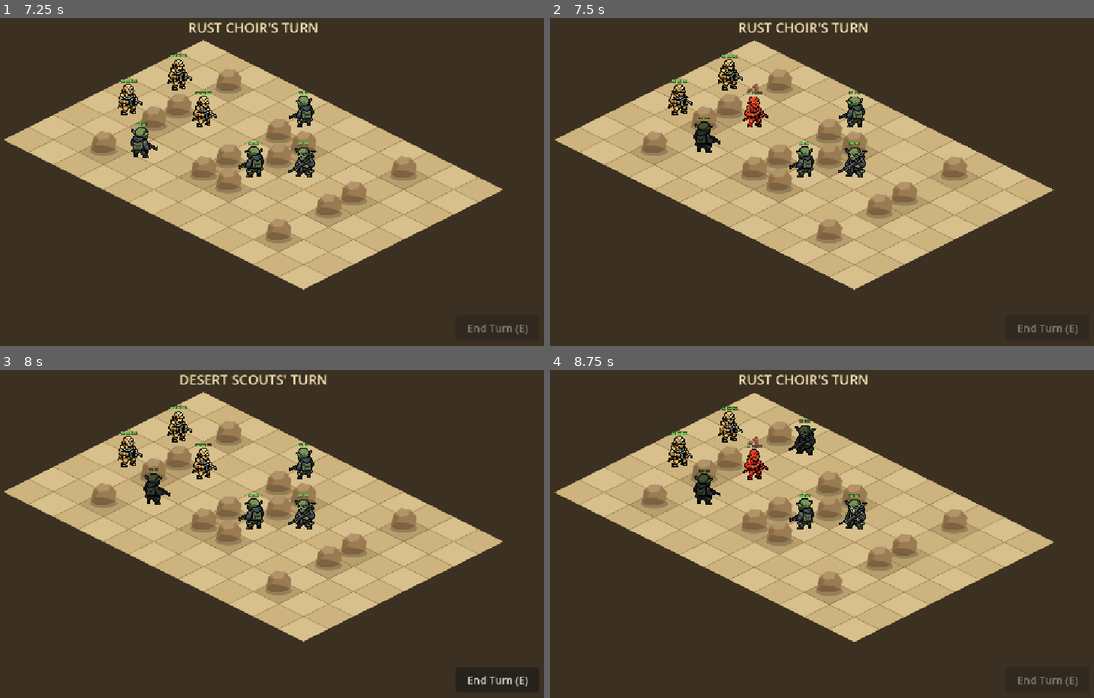
Above: before the commit, frames 1-4 (two rows, left to right).
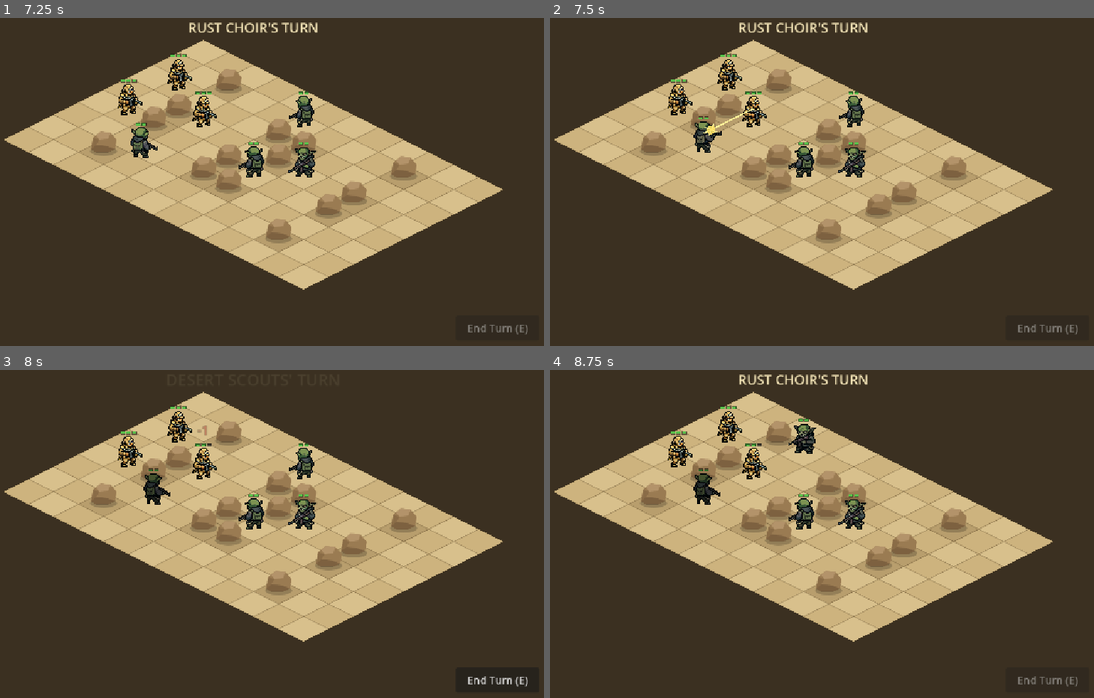
Above: after the commit, the same moments.

Repository: bfunkmcgee/ThinShot
Game: Godot game, scene res://scenes/Battle.tscn
Same seed, same stepped clock (60 frames per second), same inputs: the game is played once before the commit and once after it.
Inputs (mouse positions are in pixels of both pictures, inside the frame that each line leads up to):
- Up to frame 1 (7.25 s): click "End Turn (E)" at 0.5 s; move the mouse to (386, 165) at 1.27 s; hold E (end_turn) 1.28-2.03 s; click (386, 165) at 1.42 s; move the mouse to (136, 201) at 2.02 s; tap E (end_turn) at 2.1, 4.35, 6.6 s; click (136, 201) at 2.17 s; move the mouse to (315, 109) at 2.77 s; hold E (end_turn) 2.78-3.5 s; click (315, 109) at 2.92 s; click "End Turn (E)" at 3.5 s; move the mouse to (223, 250) at 4.27 s; click (223, 250) at 4.42 s; move the mouse to (435, 234) at 5.02 s; hold E (end_turn) 5.03-5.75 s; click (435, 234) at 5.17 s; click "End Turn (E)" at 5.75 s; move the mouse to (76, 132) at 6.52 s; click (76, 132) at 6.67 s
- Up to frame 2 (7.5 s): move the mouse to (832, 182) at 7.27 s; hold E (end_turn) from 7.28 s (still down); click (832, 182) at 7.42 s
- Up to frame 3 (8 s): keep holding E (end_turn)
- Up to frame 4 (8.75 s): tap Enter at 8 s; move the mouse to (713, 452) at 8.02 s; release E (end_turn) at 8.03 s; tap E (end_turn) at 8.1 s; click (713, 452) at 8.17 s

Frame 1 is identical in both runs. In frame 2, 2.7% of the frame differs, in the area x 0-93%, y 6-83%; in frame 3, 0.5%; in frame 4, 3.7%.

Commit message:
Add ready-to-fire stance switching on attack
Both factions now raise their rifles before shooting: do_attack turns
the shooter toward its target, switches to the 8-direction aim-stance
frame set for a 0.18s beat, fires (muzzle flash, tracer, impact), holds
the pose briefly, then lowers back to idle. Unit gains a stance system
(facing_sector + aiming flag) selecting from idle or aim frame arrays.

Co-Authored-By: Claude Fable 5 <noreply@anthropic.com>

Diff:
--- a/scripts/Battle.gd
+++ b/scripts/Battle.gd
@@ -20,6 +20,8 @@
 const MOVE_STEP_TIME := 0.12
 const TRACER_TIME := 0.09
 const AI_BEAT := 0.25
+const AIM_TIME := 0.18  # rifle raised before the shot
+const LOWER_TIME := 0.12  # rifle held after the shot
 
 var state := State.PLAYER_TURN
 var selected: Unit = null
@@ -219,6 +221,8 @@
 	board.clear_highlights()
 	var aim := (target.position - attacker.position).normalized()
 	attacker.set_facing(aim)
+	attacker.set_aiming(true)
+	await get_tree().create_timer(AIM_TIME).timeout
 	HitFx.spawn(self, attacker.position + Vector2(0, -36) + aim * 16.0, HitFx.Kind.MUZZLE)
 	var tracer := Line2D.new()
 	tracer.width = 3.0
@@ -231,6 +235,8 @@
 	HitFx.spawn(self, target.position + Vector2(0, -36), HitFx.Kind.IMPACT)
 	_screen_shake()
 	target.take_damage(attacker.damage)
+	await get_tree().create_timer(LOWER_TIME).timeout
+	attacker.set_aiming(false)
 	attacker.set_done(true)
 	if attacker == selected:
 		deselect()
--- a/scripts/Unit.gd
+++ b/scripts/Unit.gd
@@ -31,6 +31,26 @@
 	preload("res://assets/sprites/Goblin/north.png"),
 	preload("res://assets/sprites/Goblin/north-east.png"),
 ]
+const SCOUT_AIM_FRAMES: Array[Texture2D] = [
+	preload("res://assets/sprites/Scout/Standing_Ready_to_fire_stance/rotations/east.png"),
+	preload("res://assets/sprites/Scout/Standing_Ready_to_fire_stance/rotations/south-east.png"),
+	preload("res://assets/sprites/Scout/Standing_Ready_to_fire_stance/rotations/south.png"),
+	preload("res://assets/sprites/Scout/Standing_Ready_to_fire_stance/rotations/south-west.png"),
+	preload("res://assets/sprites/Scout/Standing_Ready_to_fire_stance/rotations/west.png"),
+	preload("res://assets/sprites/Scout/Standing_Ready_to_fire_stance/rotations/north-west.png"),
+	preload("res://assets/sprites/Scout/Standing_Ready_to_fire_stance/rotations/north.png"),
+	preload("res://assets/sprites/Scout/Standing_Ready_to_fire_stance/rotations/north-east.png"),
+]
+const GOBLIN_AIM_FRAMES: Array[Texture2D] = [
+	preload("res://assets/sprites/Goblin/Standing_Ready_to_fire_stance/rotations/east.png"),
+	preload("res://assets/sprites/Goblin/Standing_Ready_to_fire_stance/rotations/south-east.png"),
+	preload("res://assets/sprites/Goblin/Standing_Ready_to_fire_stance/rotations/south.png"),
+	preload("res://assets/sprites/Goblin/Standing_Ready_to_fire_stance/rotations/south-west.png"),
+	preload("res://assets/sprites/Goblin/Standing_Ready_to_fire_stance/rotations/west.png"),
+	preload("res://assets/sprites/Goblin/Standing_Ready_to_fire_stance/rotations/north-west.png"),
+	preload("res://assets/sprites/Goblin/Standing_Ready_to_fire_stance/rotations/north.png"),
+	preload("res://assets/sprites/Goblin/Standing_Ready_to_fire_stance/rotations/north-east.png"),
+]
 
 # Both sets have their figure's feet ~15px below canvas center; 2x scale puts
 # a ~30px figure at ~60px on screen, sitting on the diamond center.
@@ -57,6 +77,9 @@
 var acted := false
 var selected := false
 var frames: Array[Texture2D] = SCOUT_FRAMES
+var aim_frames: Array[Texture2D] = SCOUT_AIM_FRAMES
+var facing_sector := 2  # south
+var aiming := false
 
 @onready var sprite: Sprite2D = $Sprite
 
@@ -76,6 +99,7 @@
 		attack_range = 4
 		damage = 1
 		frames = SCOUT_FRAMES
+		aim_frames = SCOUT_AIM_FRAMES
 		set_facing(Vector2(1, 0.5))   # face the goblin side (south-east)
 	else:
 		max_hp = 2
@@ -83,16 +107,27 @@
 		attack_range = 3
 		damage = 1
 		frames = GOBLIN_FRAMES
+		aim_frames = GOBLIN_AIM_FRAMES
 		set_facing(Vector2(-1, 0.5))  # face the scout side (south-west)
 	hp = max_hp
 
 
-## Swap to the frame matching a screen-space facing direction.
+## Turn toward a screen-space direction, keeping the current stance.
 func set_facing(screen_dir: Vector2) -> void:
 	if screen_dir.length_squared() < 0.01:
 		return
-	var sector := wrapi(roundi(screen_dir.angle() / (TAU / 8.0)), 0, 8)
-	sprite.texture = frames[sector]
+	facing_sector = wrapi(roundi(screen_dir.angle() / (TAU / 8.0)), 0, 8)
+	_update_sprite()
+
+
+## Raise (true) or lower (false) the rifle.
+func set_aiming(value: bool) -> void:
+	aiming = value
+	_update_sprite()
+
+
+func _update_sprite() -> void:
+	sprite.texture = (aim_frames if aiming else frames)[facing_sector]
 
 
 func is_alive() -> bool:
Binary file added: assets/sprites/Goblin/Standing_Ready_to_fire_stance/rotations/east.png
Not shown, added: assets/sprites/Goblin/Standing_Ready_to_fire_stance/rotations/east.png.import
Binary file added: assets/sprites/Goblin/Standing_Ready_to_fire_stance/rotations/north-east.png
Not shown, added: assets/sprites/Goblin/Standing_Ready_to_fire_stance/rotations/north-east.png.import
Binary file added: assets/sprites/Goblin/Standing_Ready_to_fire_stance/rotations/north-west.png
Not shown, added: assets/sprites/Goblin/Standing_Ready_to_fire_stance/rotations/north-west.png.import
Binary file added: assets/sprites/Goblin/Standing_Ready_to_fire_stance/rotations/north.png
Not shown, added: assets/sprites/Goblin/Standing_Ready_to_fire_stance/rotations/north.png.import
Binary file added: assets/sprites/Goblin/Standing_Ready_to_fire_stance/rotations/south-east.png
Not shown, added: assets/sprites/Goblin/Standing_Ready_to_fire_stance/rotations/south-east.png.import
Binary file added: assets/sprites/Goblin/Standing_Ready_to_fire_stance/rotations/south-west.png
Not shown, added: assets/sprites/Goblin/Standing_Ready_to_fire_stance/rotations/south-west.png.import
(and 20 more such lines)
